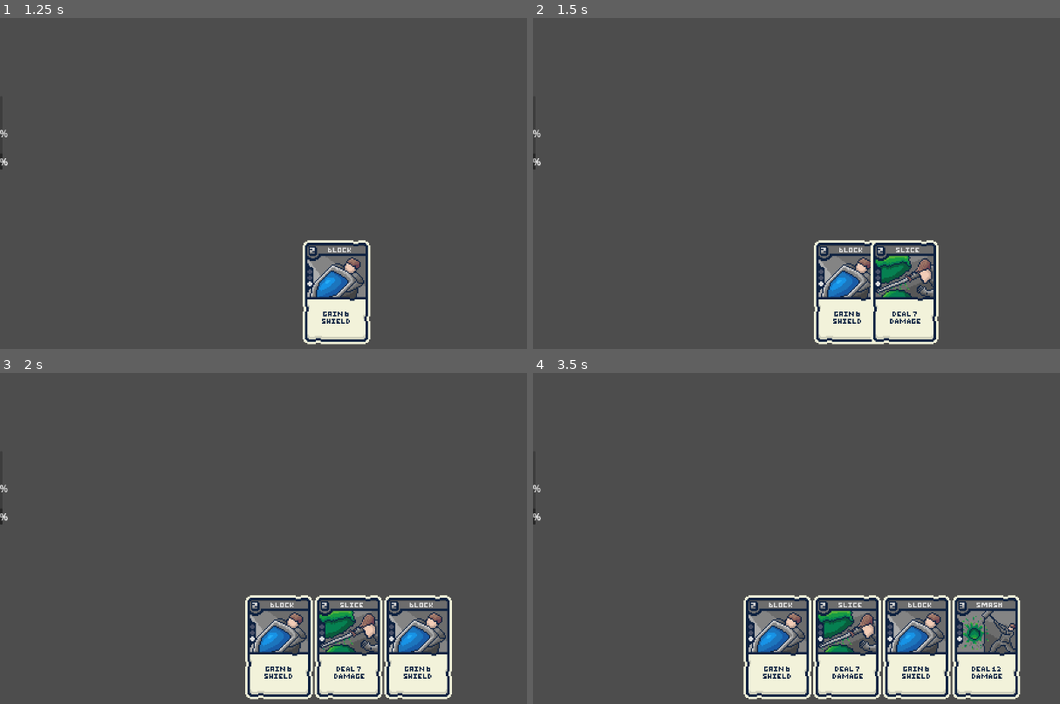
Above: before the commit, frames 1-4 (two rows, left to right).
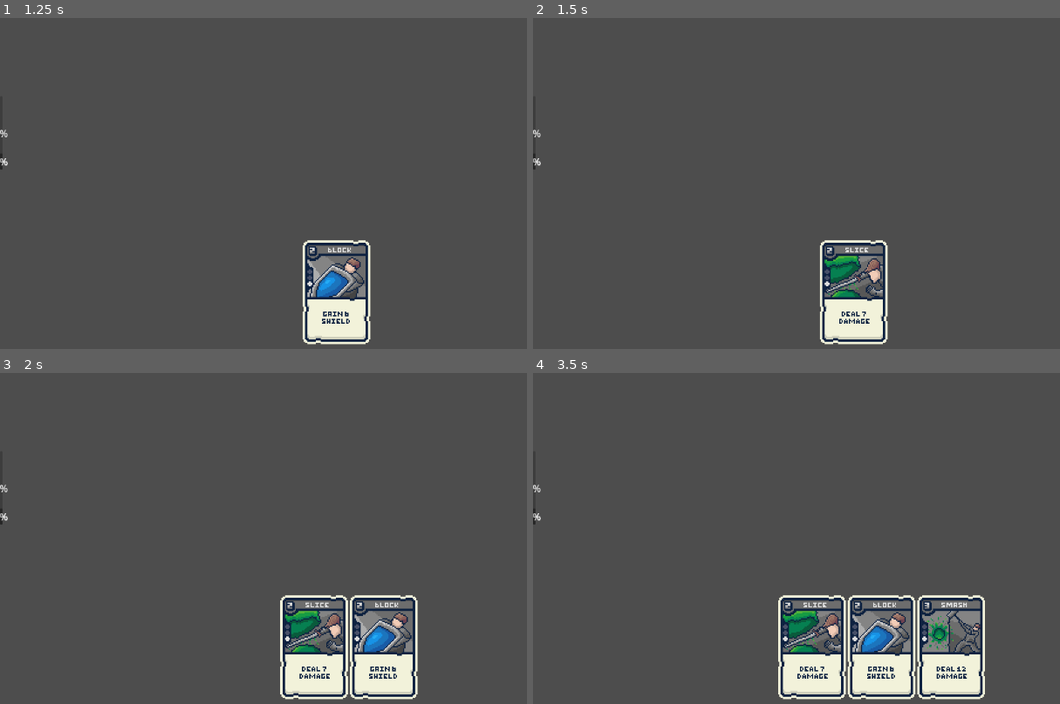
Above: after the commit, the same moments.

Repository: Fredeblok0912/Card_game
Game: Godot game, scene res://menu.tscn
Two runs of this game, one before a commit and one after it. Both use one fixed random seed, a clock stepped at 60 frames per second and the inputs below.
Inputs (mouse positions are in pixels of both pictures, inside the frame that each line leads up to):
- Up to frame 1 (1.25 s): click "Start Game" at 0.5 s
- Up to frame 2 (1.5 s): move the mouse to (870, 292) at 1.27 s; click (870, 292) at 1.42 s
- Up to frame 3 (2 s): no input
- Up to frame 4 (3.5 s): move the mouse to (880, 647) at 2.02 s; hold Down (ui_down) 2.03-2.78 s; click (880, 647) at 2.17 s; tap Enter at 2.75 s; move the mouse to (949, 647) at 2.77 s; click (949, 647) at 2.92 s

Frame 1 is identical in both runs. In frame 2, 5.2% of the frame differs, in the area x 53-77%, y 67-99%; in frame 3, 8.6%; in frame 4, 11%, in the area x 39-93%, y 67-99%.

Commit message:
cards now actually play

Diff:
--- a/Gamecode.gd
+++ b/Gamecode.gd
@@ -1,8 +1,6 @@
 extends Node2D
 
 
-func Card_played(ID) -> void:
-	print(Cardlist.card_database[ID])
 
 func gamestart():
 	Cardlist.current_decklist.shuffle()
@@ -42,15 +40,21 @@
 	card_sprite.texture = Cardlist.card_sprites_database[card_id]
 	card_sprite.scale = Vector2(card_scale, card_scale)
 	card.add_child(card_sprite)
+
 	var collision := CollisionShape2D.new()
 	var shape := RectangleShape2D.new()
 	shape.size = card_sprite.texture.get_size() * card_sprite.scale
 	collision.shape = shape
 	card.add_child(collision)
+
 	add_child(card)
+
 	var viewport_width = get_viewport().get_visible_rect().size.x
 	card.global_position = Vector2(-viewport_width, hand_y)
-	card.input_event.connect(_on_card_clicked.bind(card_id))
+
+	# pass both card_id and the card node
+	card.input_event.connect(card_clicked.bind(card_id, card))
+
 	hand_sprites.append(card)
 	_update_hand_positions()
 
@@ -67,12 +71,31 @@
 			.set_ease(Tween.EASE_OUT)
 
 
-func _on_card_clicked(viewport, event, shape_idx, card_id):
+func card_clicked(_viewport, event, _shape_idx, card_id, card_node):
 	if event is InputEventMouseButton and event.pressed and event.button_index == MOUSE_BUTTON_LEFT:
-		print("Card clicked! ID:", card_id)
+		card_played(card_id)
+
+		# Find index in hand_sprites
+		var sprite_index = hand_sprites.find(card_node)
+		#move card_id to discard
 		Cardlist.discard_pile.append(card_id)
-		print(Cardlist.discard_pile)
+		#clear the played card from Cardlist.hand_cards and hand_sprites
+		remove_card(card_id, card_node)
+		print("Discard pile now:", Cardlist.discard_pile)
 
+func remove_card(card_id: int, card_node: Area2D) -> void:
+	# Remove from hand_sprites (by reference)
+	var idx_in_sprites = hand_sprites.find(card_node)
+	if idx_in_sprites != -1:
+		hand_sprites.remove_at(idx_in_sprites)
+		Cardlist.hand_cards.remove_at(idx_in_sprites)
+	#Free the node (removes sprite + collision too)
+	card_node.queue_free()
+	#Move remaining Cards to correct positions
+	_update_hand_positions()
+
+func card_played(card_id):
+	print("Card played ", card_id)
 
 func _input(event):
 	if event.is_action_released("ui_down"):
Not shown: 1 places in character.tscn that only renumber resources
Not shown: 1 places in game.tscn that only renumber resources
